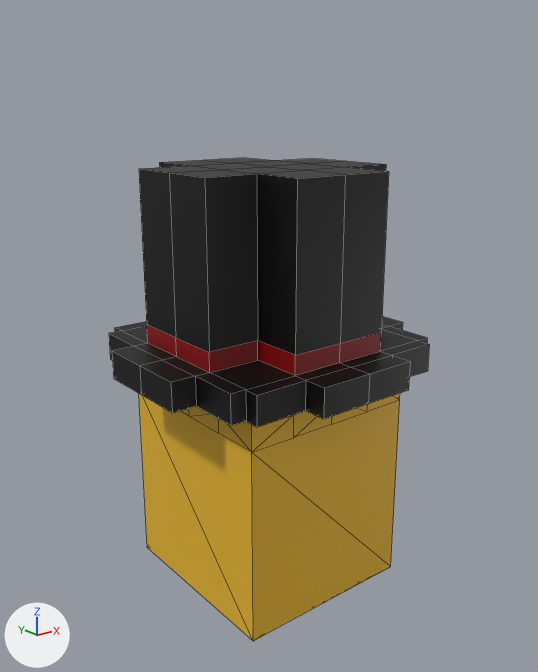
One commit to the FBX model Assets/Models/assetDump/scaredKrow/fbx_head_tux.fbx: the scene before it, then after it.
Rendered twice from a 50 mm lens placed at (-0.754, -0.796, 1.269), pointed at (-0.119, -0.002, 0.952). Every picture has the same lights, and +X, +Y and +Z are marked at lower left. Mesh edges are drawn as thin lines. Where no turn or scale is listed for an object, it has been applied to the vertices.

In view in the first picture: 'sm_head_tux'.
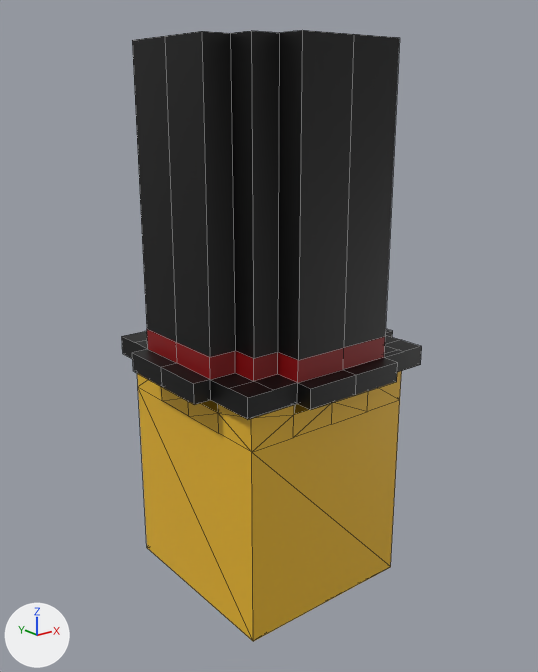
Pixel boxes [x1, y1, x2, y2] of what changed, in the pictures (538 x 672 px; the box of a moved part takes in the faces that stretch with it):
'sm_head_tux', reshaped (6% narrower, 26% taller)
    before: [109, 158, 429, 641]
    after: [122, 30, 422, 641]
part 1 of me_mesh, rebuilt (6% narrower, 44% taller)
    before: [109, 158, 429, 427]
    after: [122, 30, 422, 419]
part 2 of me_mesh, moved or reshaped
    before: [139, 393, 400, 641]
    after: [137, 371, 402, 641]

The change in detail:
Material 'Red.003' (mat_red_003) is new.
Its base color is (0.253, 0.0, 0.00169) (red #8a0006).
me_mesh is used by ob_sm_head_tux; location (0.0, 0.0, 0.0).
me_mesh had 234 vertices, 309 faces and spanned x -0.326..0.081, y -0.202..0.203, z 0.56..1.188.
me_mesh now has 230 vertices, 297 faces and spans x -0.295..0.059, y -0.177..0.177, z 0.56..1.342.
me_mesh part 1: the loose piece of 146 vertices spanning x -0.326..0.081, y -0.202..0.203, z 0.913..1.188 is rebuilt with 142 vertices and now spans x -0.295..0.059, y -0.177..0.177, z 0.916..1.342.
Part 2, on me_mesh:
39 vertices are removed from x -0.255..0.01, y -0.14..0.14, z 0.56..0.922.
109 faces are deleted.
23 vertices are added at x -0.256..0.01, y -0.14..0.14, z 0.56..0.916.
8 new vertices lie (-0.067, 0.0, 0.0) away from vertices in x -0.189, y -0.14..0.14, z 0.864..0.922.
8 new vertices lie (0.0, 0.07, 0.0) away from vertices in x -0.256..0.01, y -0.14..0.07, z 0.864..0.916.
6 new faces join them, mat_red1 (red #8a0006).
103 new faces join them, mat_hay3 (yellow #e7b62a).
me_mesh now uses material mat_red_003 (red #8a0006).
